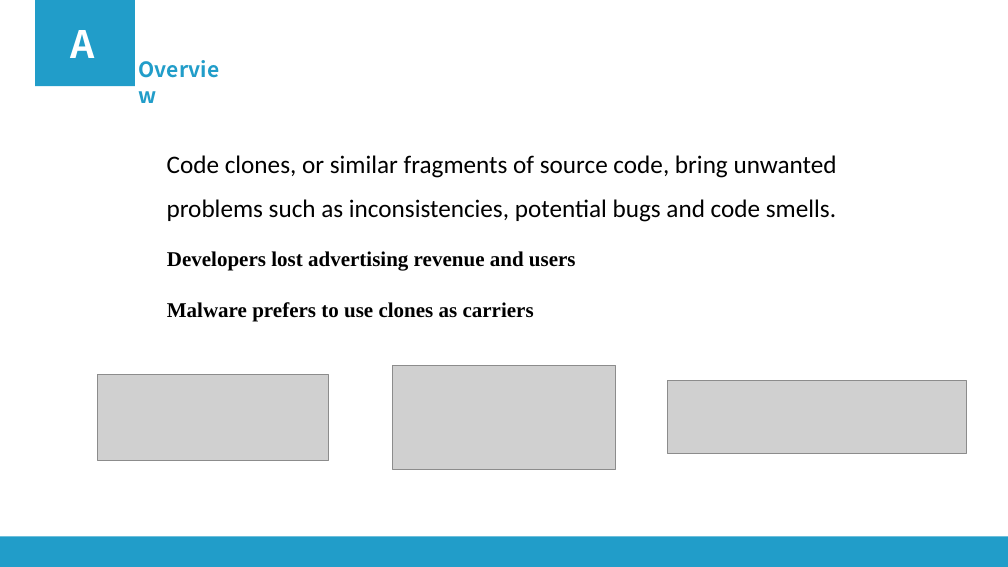
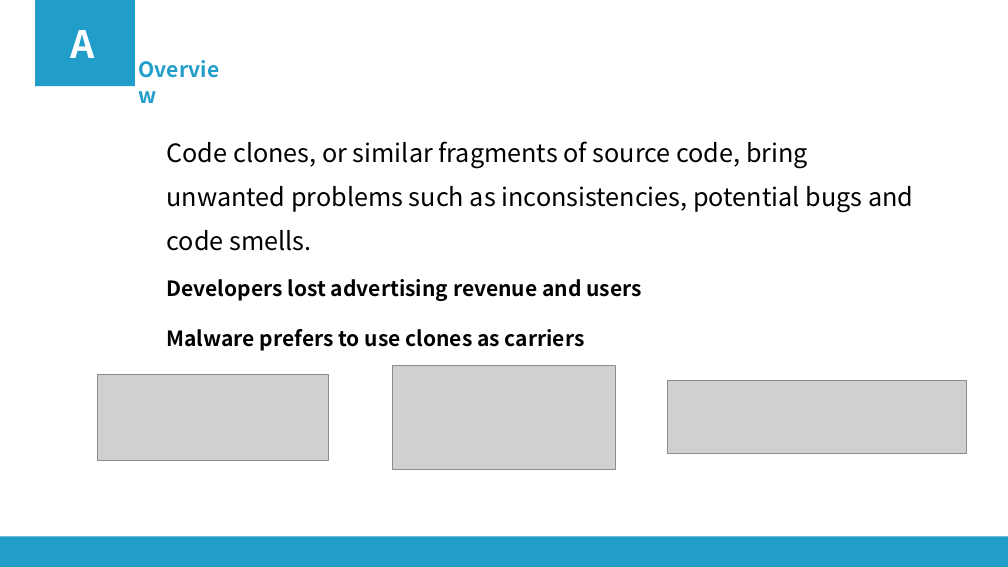
Before and after one commit to qiuliwang/cabinet, a slide deck: slide 5 of papers/AASSppt/AASS.pptx. Drawn at 1008x567 pixels with LibreOffice and Linux fonts; fonts in the diff are those of the drawing; grey boxes stand for pictures. Boxes give left, top, right and bottom in pixels: in the first picture for what was removed or moved away, otherwise in the second. Text is boxed around its words. In the diff, an @@ line names an element or a change of style, - is before the commit and + after.

```diff
--- a/papers/AASSppt/AASS.pptx
+++ b/papers/AASSppt/AASS.pptx
@@ text "Code clones, or similar fragments ...": place and size @@
-text "Code clones, or similar fragments ..." at bbox=[167, 155, 837, 222]
+text "Code clones, or similar fragments ..." at bbox=[167, 141, 913, 251]
@@ text "Code clones, or similar fragments ..." at bbox=[167, 141, 913, 251]: font Calibri to Noto Sans CJK SC @@
@@ text "Developers lost advertising revenue and ...": place and size @@
-text "Developers lost advertising revenue and ..." at bbox=[167, 251, 576, 321]
+text "Developers lost advertising revenue and ..." at bbox=[167, 279, 641, 351]
@@ text "Developers lost advertising revenue and ..." at bbox=[167, 279, 641, 351]: font Times New Roman to Noto Sans CJK SC @@
```
Also in this commit, not shown: 2 other slides changed, 4 slides added, 1 other file.
